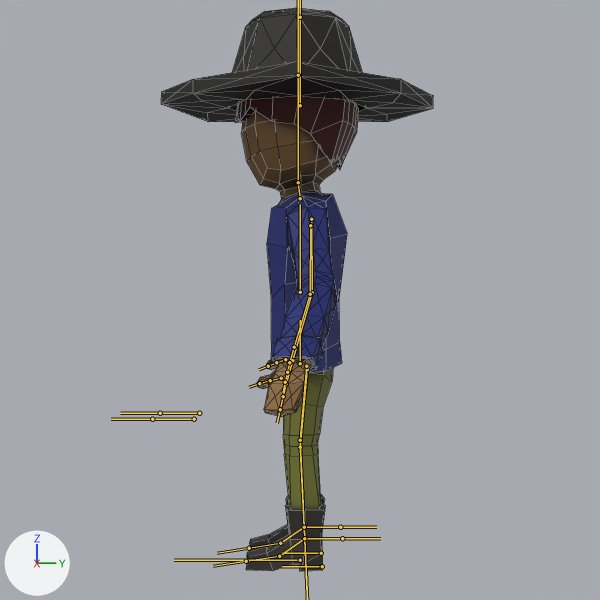
Renders of the Blender file art/ray/project.blend from each side of a commit.
Rendered twice from the file's camera 'Camera'. Arrows for +X, +Y and +Z are at lower left; the lights stay in place. The bones that bend it are drawn over the model as lines. Mesh edges are drawn as thin lines.

Names of what the first picture shows: 'Character'.
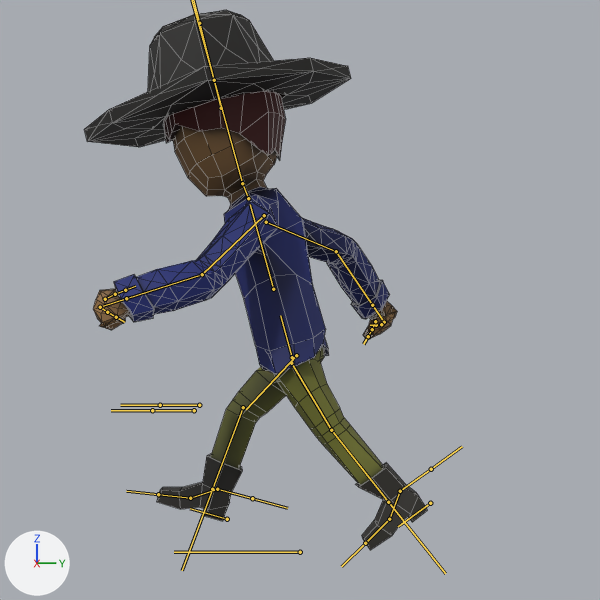
The newer file adds an action. The first version stands in its rest pose; the second is drawn at frame 4 of the action 'Run-1'.

Pixel boxes [x1, y1, x2, y2] of what changed, in the pictures (600 x 600 px):
'Character', posed (26% wider): before [161, 8, 433, 571]; after [84, 10, 428, 550]
bone 'Hat', root to tip: before (300, 105) to (300, 17); after (221, 108) to (199, 23)
bone 'Torso', root to tip: before (300, 363) to (300, 320); after (292, 357) to (280, 315)
bone 'Upper Arm.L', root to tip: before (311, 219) to (312, 292); after (264, 215) to (202, 274)
bone 'Lower Arm.L', root to tip: before (312, 292) to (292, 360); after (202, 274) to (126, 298)
bone 'Finger01.L', root to tip: before (286, 383) to (283, 396); after (100, 307) to (107, 312)
bone 'Thumb01.L', root to tip: before (281, 378) to (270, 380); after (105, 299) to (115, 294)
bone 'Upper Arm.R', root to tip: before (310, 225) to (310, 294); after (266, 222) to (336, 251)
bone 'Lower Arm.R', root to tip: before (310, 294) to (294, 347); after (336, 251) to (372, 305)
bone 'Finger01.R', root to tip: before (289, 362) to (287, 372); after (384, 322) to (381, 324)
bone 'Finger02.R', root to tip: before (287, 372) to (285, 382); after (381, 324) to (376, 325)
bone 'Thumb01.R', root to tip: before (285, 359) to (276, 362); after (375, 321) to (372, 329)
bone 'Upper Leg.L', root to tip: before (307, 369) to (300, 447); after (291, 363) to (331, 430)
bone 'Upper Leg.R', root to tip: before (306, 366) to (300, 440); after (296, 355) to (246, 409)
bone 'Lower Leg.R', root to tip: before (300, 440) to (304, 527); after (243, 407) to (212, 489)
bone 'Leg Control.L', root to tip: before (322, 566) to (282, 566); after (430, 503) to (398, 526)
bone 'Leg Control.R', root to tip: before (321, 553) to (282, 553); after (227, 519) to (190, 508)

What changed in the scene script:
```text
Change bone_rig_object:
    where bone_rig_object = bpy.data.objects['Armature']  # the whole rig 'Armature'
    bone_rig_object.location: (0.0, 0.0, 5.66) -> (0.0, 0.0, 5.89)
Change bone_hat:
    where bone_hat = bpy.data.objects['Armature'].pose.bones['Hat']
    bone_hat.location: (0.0, 0.0, 0.0) -> (-0.08, -0.3, 2.27)
    bone_hat.rotation_quaternion: (1.0, 0.0, 0.0, 0.0) -> (0.992, 0.125, 0.0, 0.0)  # degrees (0, 0, 0) -> degrees (14, 0, 0)
Change bone_torso:
    where bone_torso = bpy.data.objects['Armature'].pose.bones['Torso']  # child of 'Root'
    bone_torso.location: (0.0, 0.0, 0.0) -> (0.0, -0.06, 0.22)
    bone_torso.rotation_quaternion: (1.0, 0.0, 0.0, 0.0) -> (0.991, 0.134, 0.0, 0.0)  # degrees (0, 0, 0) -> degrees (15, 0, 0)
Change bone_upper_arm_l:
    where bone_upper_arm_l = bpy.data.objects['Armature'].pose.bones['Upper Arm.L']  # child of 'Chest'
    bone_upper_arm_l.rotation_euler: (0.0, 0.0, 0.0) -> (-0.122, -0.855, 0.96)  # degrees (0, 0, 0) -> degrees (-7, -49, 55)
Change bone_lower_arm_l:
    where bone_lower_arm_l = bpy.data.objects['Armature'].pose.bones['Lower Arm.L']  # child of 'Upper Arm.L'
    bone_lower_arm_l.rotation_euler: (0.0, 0.0, 0.0) -> (0.175, 0.175, 0.262)  # degrees (0, 0, 0) -> degrees (10, 10, 15)
Change bone_finger01_l:
    where bone_finger01_l = bpy.data.objects['Armature'].pose.bones['Finger01.L']  # child of 'Hand.L'
    bone_finger01_l.rotation_quaternion: (1.0, 0.0, 0.0, 0.0) -> (0.577, 0.504, 0.323, 0.556)  # degrees (0, 0, 0) -> degrees (73, -11, 80)
Change bone_thumb01_l:
    where bone_thumb01_l = bpy.data.objects['Armature'].pose.bones['Thumb01.L']  # child of 'Hand.L'
    bone_thumb01_l.rotation_quaternion: (1.0, 0.0, 0.0, 0.0) -> (0.84, -0.181, -0.218, 0.463)  # degrees (0, 0, 0) -> degrees (-31, -11, 61)
Change bone_upper_arm_r:
    where bone_upper_arm_r = bpy.data.objects['Armature'].pose.bones['Upper Arm.R']  # child of 'Chest'
    bone_upper_arm_r.location: (0.0, 0.0, 0.0) -> (0.03, -0.01, -0.01)
    bone_upper_arm_r.rotation_euler: (0.0, 0.0, 0.0) -> (-0.0524, -0.192, 0.785)  # degrees (0, 0, 0) -> degrees (-3, -11, 45)
Change bone_lower_arm_r:
    where bone_lower_arm_r = bpy.data.objects['Armature'].pose.bones['Lower Arm.R']  # child of 'Upper Arm.R'
    bone_lower_arm_r.rotation_euler: (0.0, 0.0, 0.0) -> (0.175, -0.175, -0.349)  # degrees (0, 0, 0) -> degrees (10, -10, -20)
Change bone_finger01_r:
    where bone_finger01_r = bpy.data.objects['Armature'].pose.bones['Finger01.R']  # child of 'Hand.R'
    bone_finger01_r.location: (0.0, 0.0, 0.0) -> (-0.04, -0.02, -0.03)
    bone_finger01_r.rotation_quaternion: (1.0, 0.0, 0.0, 0.0) -> (0.732, 0.352, 0.206, -0.546)  # degrees (0, 0, 0) -> degrees (24, 43, -64)
Change bone_finger02_r:
    where bone_finger02_r = bpy.data.objects['Armature'].pose.bones['Finger02.R']  # child of 'Finger01.R'
    bone_finger02_r.rotation_quaternion: (1.0, 0.0, 0.0, 0.0) -> (0.987, 0.014, 0.047, -0.152)  # degrees (0, 0, 0) -> degrees (1, 6, -17)
Change bone_thumb01_r:
    where bone_thumb01_r = bpy.data.objects['Armature'].pose.bones['Thumb01.R']  # child of 'Hand.R'
    bone_thumb01_r.location: (0.0, 0.0, 0.0) -> (-0.19, -0.14, -0.08)
    bone_thumb01_r.rotation_quaternion: (1.0, 0.0, 0.0, 0.0) -> (0.654, 0.046, 0.753, 0.063)  # degrees (0, 0, 0) -> degrees (-48, 102, -47)
Change bone_upper_leg_l:
    where bone_upper_leg_l = bpy.data.objects['Armature'].pose.bones['Upper Leg.L']  # child of 'Torso'
    bone_upper_leg_l.location: (0.0, 0.0, 0.0) -> (0.0, 0.0, -0.25)
    bone_upper_leg_l.rotation_euler: (0.0, 0.0, 0.0) -> (0.349, 0.0, 0.0)  # degrees (0, 0, 0) -> degrees (20, 0, 0)
Change bone_upper_leg_r:
    where bone_upper_leg_r = bpy.data.objects['Armature'].pose.bones['Upper Leg.R']  # child of 'Torso'
    bone_upper_leg_r.location: (0.0, 0.0, 0.0) -> (0.0, -0.1, -0.09)
    bone_upper_leg_r.rotation_euler: (0.0, 0.0, 0.0) -> (-0.942, 0.0, 0.0)  # degrees (0, 0, 0) -> degrees (-54, 0, 0)
Change bone_lower_leg_r:
    where bone_lower_leg_r = bpy.data.objects['Armature'].pose.bones['Lower Leg.R']  # child of 'Upper Leg.R'
    bone_lower_leg_r.location: (0.0, 0.0, 0.0) -> (0.0, 0.0, 0.1)
    bone_lower_leg_r.rotation_euler: (0.0, 0.0, 0.0) -> (-0.262, 0.0, 0.0)  # degrees (0, 0, 0) -> degrees (-15, 0, 0)
Change bone_leg_control_l:
    where bone_leg_control_l = bpy.data.objects['Armature'].pose.bones['Leg Control.L']  # child of 'Root'
    bone_leg_control_l.location: (0.0, 0.0, 0.0) -> (0.0, -3.04, -1.55)
    bone_leg_control_l.rotation_euler: (0.0, 0.0, 0.0) -> (0.611, 0.0, 0.0)  # degrees (0, 0, 0) -> degrees (35, 0, 0)
Change bone_leg_control_r:
    where bone_leg_control_r = bpy.data.objects['Armature'].pose.bones['Leg Control.R']  # child of 'Root'
    bone_leg_control_r.location: (0.0, 0.0, 0.0) -> (0.0, 2.78, -0.79)
    bone_leg_control_r.rotation_euler: (0.0, 0.0, 0.0) -> (-0.262, 0.0, 0.0)  # degrees (0, 0, 0) -> degrees (-15, 0, 0)
```
